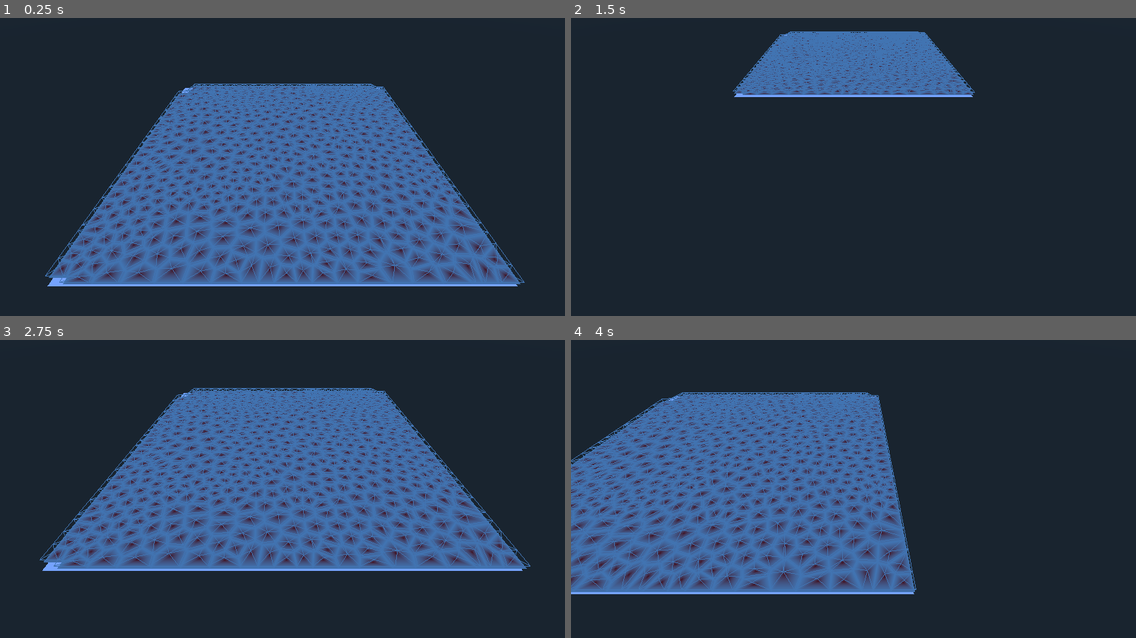
Above: before the commit, frames 1-4 (two rows, left to right).
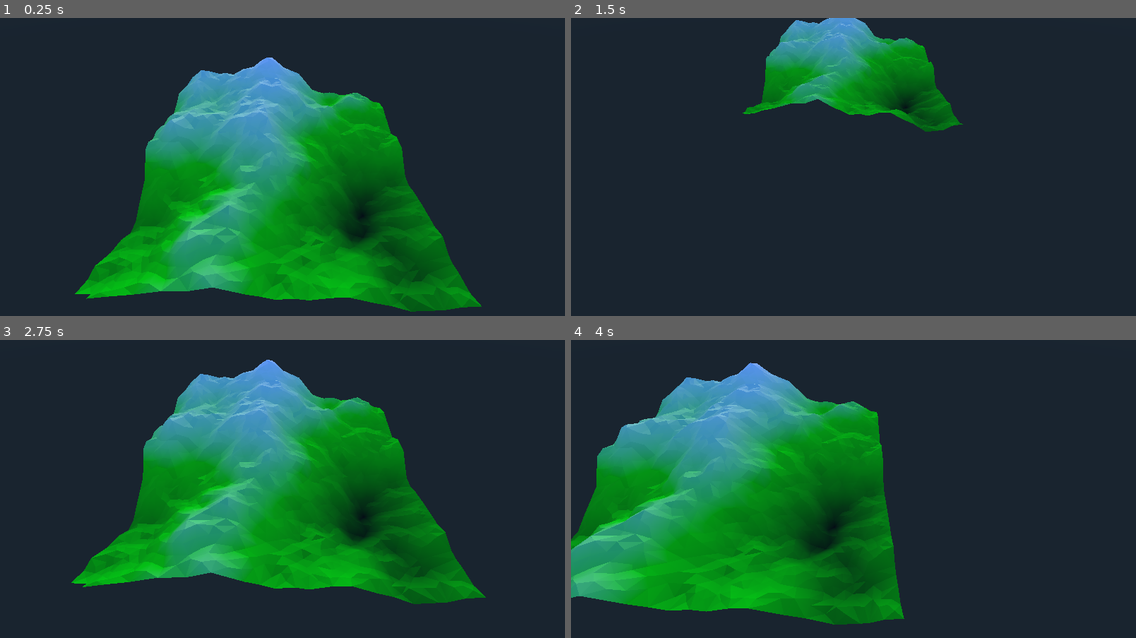
Above: after the commit, the same moments.

Repository: MichaelReel/Voronoi
Game: Godot game, scene res://Root.tscn
Same seed, same stepped clock (60 frames per second), same inputs: the game is played once before the commit and once after it.
Inputs:
- Up to frame 1 (0.25 s): no input
- Up to frame 2 (1.5 s): tap Enter at 0.5 s; hold Keypad 5 (camera_backward) 0.53-1.28 s; tap Keypad 1 (camera_down) at 1.35 s
- Up to frame 3 (2.75 s): tap Space at 2 s; hold Keypad 8 (camera_forward) from 2.03 s (still down)
- Up to frame 4 (4 s): release Keypad 8 (camera_forward) at 2.78 s; tap Keypad 4 (camera_left) at 2.85 s; tap Enter at 3.5 s; hold Keypad 6 (camera_right) from 3.53 s (still down)

The runs differ from the first frame. In frame 1, 45% of the frame differs, in the area x 8-93%, y 13-99%; in frame 2, 10%; in frame 3, 42%; in frame 4, 42%.

Commit message:
Added in the perlin reference just to get some easy basis for terrain.

Diff:
--- a/Generator.gd
+++ b/Generator.gd
@@ -26,6 +26,8 @@
 		$Voronoi.improve_vertices()
 
 	var graph = $Voronoi.create_graph()
+	$Voronoi.clear_voronoi_data()
+
 	$HeightMap.input = graph
 	$HeightMap.do_heightmap()
 
--- a/HeightMap.gd
+++ b/HeightMap.gd
@@ -3,8 +3,7 @@
 # Input graph - base triangle layout
 var input
 
-# This is the input class - May not actually need to load this
-var Graph = load("res://Graph.gd")
+var Perlin = load("res://PerlinRef.gd")
 
 const render_options = [
 	Mesh.PRIMITIVE_POINTS,
@@ -12,7 +11,12 @@
 	Mesh.PRIMITIVE_TRIANGLES,
 ]
 
-var render_as = 1
+var render_as = 2
+
+# Some fields used to select colours for triangle render
+var min_height = INF
+var max_height = -INF
+var color_scale
 
 # Hide/Show
 func _input(event):
@@ -25,11 +29,31 @@
 
 func do_heightmap():
 	# Update the input graph to give variable heights
-	# add_height_features()
+	add_base_height_features()
+
+	# Erode
+	erode_height_features()
 
 	# Creating drawing elements
 	# Create a mesh from the voronoi site info
 	self.set_mesh(create_mesh())
+
+
+func add_base_height_features():
+	var perlin1 = Perlin.new(0.125, 0.125, 1.0, 0.1)
+	var perlin2 = Perlin.new(0.03125, 0.03125, 1.0, 0.1)
+	var perlin3 = Perlin.new(0.0078125, 0.0078125, 1.0, 0.1)
+
+	for v in input.vertices:
+		var new_height = perlin1.getOctaveHash(v.pos.x, v.pos.z) * 0.5
+		new_height += perlin2.getOctaveHash(v.pos.x, v.pos.z) * 0.125
+		new_height += perlin3.getOctaveHash(v.pos.x, v.pos.z) * 0.03125
+		v.pos.y = new_height
+		min_height = min(min_height, new_height)
+		max_height = max(max_height, new_height)
+
+func erode_height_features():
+	pass
 
 func create_mesh():
 	if not input:
@@ -61,14 +85,14 @@
 				surfTool.add_index(edge.v2.index)
 
 		Mesh.PRIMITIVE_TRIANGLES:
+			# Recalculate the colour scale
+			color_scale = (2.0 / (max_height - min_height))
+
 			surfTool.begin(Mesh.PRIMITIVE_TRIANGLES)
 			for tri in input.triangles:
-				surfTool.add_color(Color(1.0, 0.0, 1.0, 1.0))
-				surfTool.add_vertex(tri.v1.pos)
-				surfTool.add_color(Color(1.0, 1.0, 0.0, 1.0))
-				surfTool.add_vertex(tri.v3.pos)
-				surfTool.add_color(Color(0.0, 1.0, 1.0, 1.0))
-				surfTool.add_vertex(tri.v2.pos)
+				add_coloured_vertex(surfTool, tri.v1.pos)
+				add_coloured_vertex(surfTool, tri.v3.pos)
+				add_coloured_vertex(surfTool, tri.v2.pos)
 
 			# surfTool.index()
 			surfTool.generate_normals()
@@ -79,3 +103,11 @@
 	# Create mesh with SurfaceTool
 	surfTool.commit(mesh)
 	return mesh
+
+func add_coloured_vertex(surfTool, pos):
+	var height = pos.y
+	var red = max(((height - min_height) * color_scale) - 1.0, 0.0)
+	var green = min((height - min_height) * color_scale, 1.0)
+	var blue = max(((height - min_height) * color_scale) - 1.0, 0.0)
+	surfTool.add_color(Color(red, green, blue, 1.0))
+	surfTool.add_vertex(pos)
--- /dev/null
+++ b/PerlinRef.gd
@@ -0,0 +1,86 @@
+# Lifted from: http://mrl.nyu.edu/~perlin/noise/
+
+var p
+var min_hash
+var max_hash
+var dx
+var dy
+var dz
+
+func _init(width = 1, height = 1, depth = 1, zoom = 1):
+	self.p = []
+	self.min_hash = 0.0
+	self.max_hash = 0.0
+	self.dx = float(zoom) / width
+	self.dy = float(zoom) / height
+	self.dz = float(zoom) / depth
+	var permutation = self.getPermutation()
+	for i in range(512):
+	    self.p.append(permutation[i % permutation.size()])
+
+func getPermutation():
+	return [
+		151,160,137, 91, 90, 15,131, 13,201, 95, 96, 53,194,233,  7,225,
+		140, 36,103, 30, 69,142,  8, 99, 37,240, 21, 10, 23,190,  6,148,
+		247,120,234, 75,  0, 26,197, 62, 94,252,219,203,117, 35, 11, 32,
+		 57,177, 33, 88,237,149, 56, 87,174, 20,125,136,171,168, 68,175,
+		 74,165, 71,134,139, 48, 27,166, 77,146,158,231, 83,111,229,122,
+		 60,211,133,230,220,105, 92, 41, 55, 46,245, 40,244,102,143, 54,
+		 65, 25, 63,161,  1,216, 80, 73,209, 76,132,187,208, 89, 18,169,
+		200,196,135,130,116,188,159, 86,164,100,109,198,173,186,  3, 64,
+		 52,217,226,250,124,123,  5,202, 38,147,118,126,255, 82, 85,212,
+		207,206, 59,227, 47, 16, 58, 17,182,189, 28, 42,223,183,170,213,
+		119,248,152,  2, 44,154,163, 70,221,153,101,155,167, 43,172,  9,
+		129, 22, 39,253, 19, 98,108,110, 79,113,224,232,178,185,112,104,
+		218,246, 97,228,251, 34,242,193,238,210,144, 12,191,179,162,241,
+		 81, 51,145,235,249, 14,239,107, 49,192,214, 31,181,199,106,157,
+		184, 84,204,176,115,121, 50, 45,127,  4,150,254,138,236,205, 93,
+		222,114, 67, 29, 24, 72,243,141,128,195, 78, 66,215, 61,156,180,
+	]
+
+func getFloatHash(x, y, z = 0):
+	var X = int(floor(x)) & 255             # FIND UNIT CUBE THAT
+	var Y = int(floor(y)) & 255             # CONTAINS POINT.
+	var Z = int(floor(z)) & 255
+	x -= floor(x)                           # FIND RELATIVE X,Y,Z
+	y -= floor(y)                           # OF POINT IN CUBE.
+	z -= floor(z)
+	var u = fade(x)                         # COMPUTE FADE CURVES
+	var v = fade(y)                         # FOR EACH OF X,Y,Z.
+	var w = fade(z)
+	var A  = self.p[X]+Y                    # HASH COORDINATES OF
+	var AA = self.p[A]+Z                    # THE 8 CUBE CORNERS,
+	var AB = self.p[A+1]+Z
+	var B  = self.p[X+1]+Y
+	var BA = self.p[B]+Z
+	var BB = self.p[B+1]+Z
+
+	return lerp(lerp(lerp(grad(self.p[AA  ], x  , y  , z   ),         # AND ADD
+						  grad(self.p[BA  ], x-1, y  , z   ), u),     # BLENDED
+					 lerp(grad(self.p[AB  ], x  , y-1, z   ),         # RESULTS
+						  grad(self.p[BB  ], x-1, y-1, z   ), u), v), # FROM  8
+				lerp(lerp(grad(self.p[AA+1], x  , y  , z-1 ),         # CORNERS
+						  grad(self.p[BA+1], x-1, y  , z-1 ), u),     # OF CUBE
+					 lerp(grad(self.p[AB+1], x  , y-1, z-1 ),
+						  grad(self.p[BB+1], x-1, y-1, z-1 ), u), v), w);
+
+func getHash(x, y, z = 0):
+	return float(self.getFloatHash(x * self.dx, y * self.dy, z * self.dz))
+
+func getOctaveHash(x, y, z = 0, n = 1):
+	var total = 0
+	var scale = 1
+	for i in range(n):
+		total += getHash(x * scale, y * scale, z * scale) * (1.0 / float(scale))
+		scale << 1
+
+	return total
+
+func fade(t):
+	return t * t * t * (t * (t * 6 - 15) + 10)
+
+func grad(hsh, x, y, z):
+	var h = hsh & 15;                      # CONVERT LO 4 BITS OF HASH CODE
+	var u = x if h<8 else y                # INTO 12 GRADIENT DIRECTIONS.
+	var v = y if h<4 else x if h==12 or h==14 else z
+	return (u if h & 1 == 0 else -u) + (v if h & 2 == 0 else -v)
--- a/Root.tscn
+++ b/Root.tscn
@@ -37,6 +37,7 @@
 
 [node name="Voronoi" type="MeshInstance" parent="Generator" index="0"]
 
+visible = false
 layers = 1
 material_override = SubResource( 2 )
 cast_shadow = 1
@@ -69,6 +70,7 @@
 [node name="BaseOutline" type="MeshInstance" parent="Generator" index="2"]
 
 transform = Transform( 1, 0, 0, 0, 1, 0, 0, 0, 1, 0.5, -0.01, 0.5 )
+visible = false
 layers = 1
 material_override = null
 cast_shadow = 1
--- a/Voronoi.gd
+++ b/Voronoi.gd
@@ -759,17 +759,17 @@
 	for point in site.bound_verts:
 
 		var v1 = point.get_xz_vertex()
-		surfTool.add_color(Color(1.0, 1.0, 1.0, 1.0))
+		surfTool.add_color(Color(0.5, 0.5, 1.0, 1.0))
 		surfTool.add_vertex(v1)
 		surfTool.add_index(v_ind)
 		v_ind += 1
 
-		surfTool.add_color(Color(1.0, 0.0, 0.0, 1.0))
+		surfTool.add_color(Color(0.0, 0.0, 1.0, 1.0))
 		surfTool.add_vertex(v3)
 		surfTool.add_index(v_ind)
 		v_ind += 1
 
-	surfTool.add_color(Color(1.0, 1.0, 1.0, 1.0))
+	surfTool.add_color(Color(0.5, 0.5, 1.0, 1.0))
 	surfTool.add_index(0) # first non-center point
 
 	return surfTool
@@ -807,3 +807,16 @@
 		graph.add_triangle(v1, v2, v3)
 
 	return graph
+
+func clear_voronoi_data():
+	sites.clear()
+	edge_list.clear()
+	break_points.clear()
+	arcs.clear()
+	events.clear()
+
+	sites = null
+	edge_list = null
+	break_points = null
+	arcs = null
+	events = null
